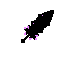
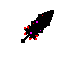
Layers edited between the first and the second w=64, h=64 image:
painted on "Calque #7" over left=24, top=15, right=43, bottom=40
painted on "Calque #1" over left=24, top=15, right=43, bottom=40
painted on "Calque #9" over left=31, top=15, right=43, bottom=33
painted on "Calque #3" over left=31, top=15, right=43, bottom=33
painted on "Calque #4" over left=30, top=21, right=41, bottom=34
painted on "Calque #5" over left=24, top=15, right=43, bottom=40
